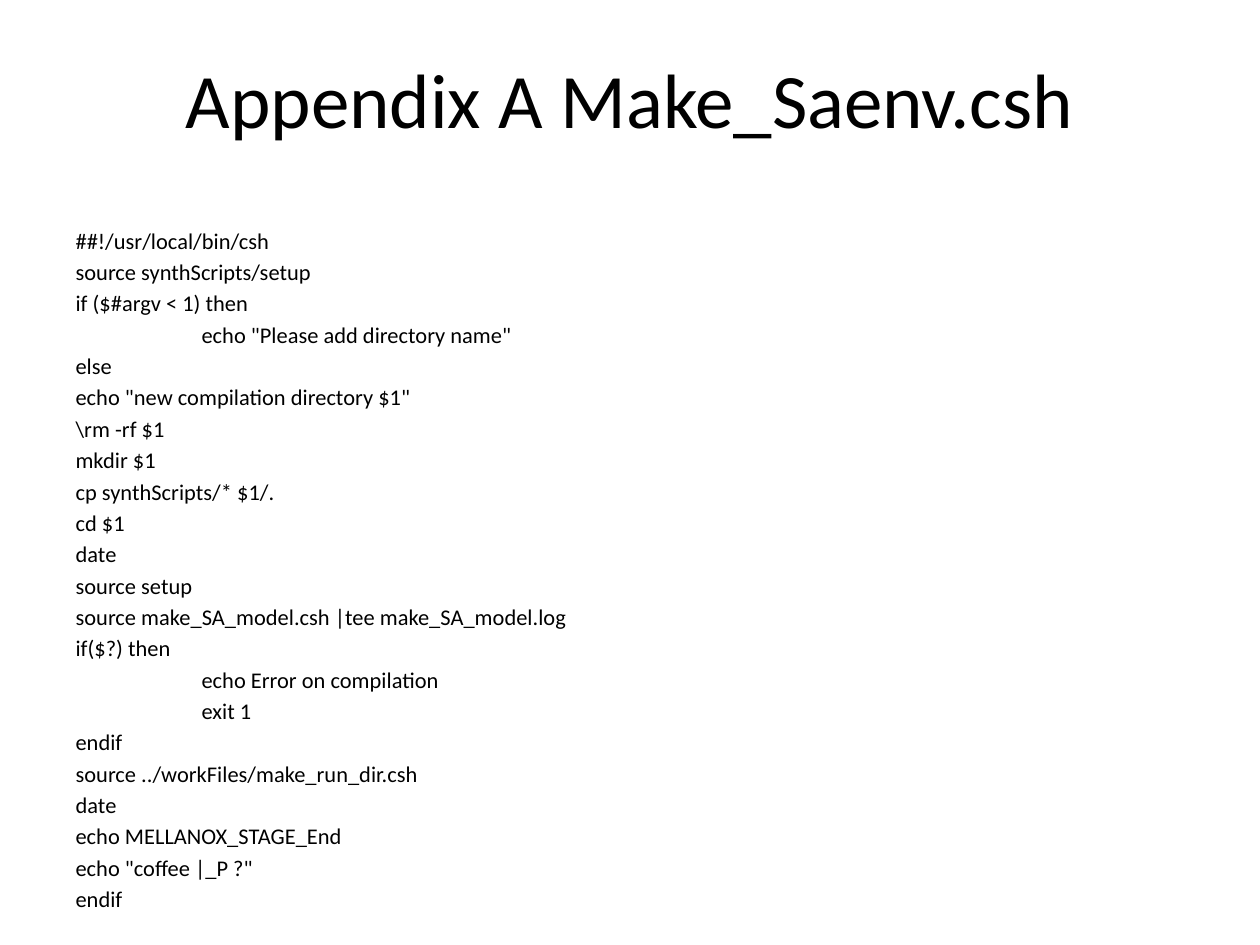
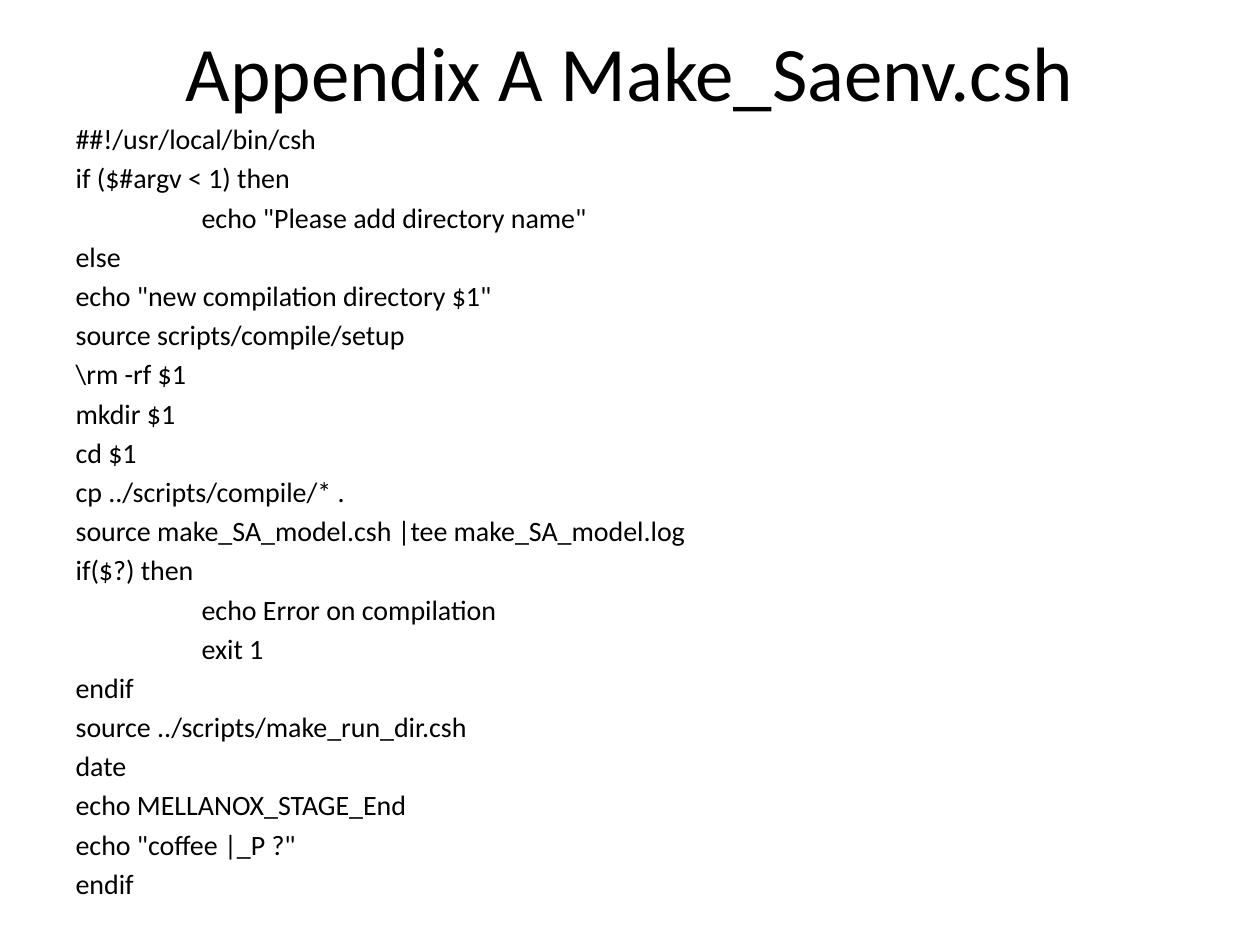
Before and after one commit to zahike/Palladium, a slide deck: slide 19 of Simulation Acceleration tutoria.pptx (slide 17 before the commit). Drawn at 1260x945 pixels with LibreOffice and Linux fonts; fonts in the diff are those of the drawing. Boxes give left, top, right and bottom in pixels: in the first picture for what was removed or moved away, otherwise in the second. Text is boxed around its words. In the diff, an @@ line names an element or a change of style, - is before the commit and + after.

Commit message:
add script dir and remark for scripts

```diff
--- a/Simulation Acceleration tutoria.pptx
+++ b/Simulation Acceleration tutoria.pptx
@@ title "Appendix A Make_Saenv.csh" moved from (x1=186, y1=74, x2=1072, y2=141) to (x1=186, y1=47, x2=1072, y2=114) @@
@@ text "##!/usr/local/bin/csh" moved from (x1=76, y1=233, x2=566, y2=847) to (x1=76, y1=129, x2=685, y2=894) @@
@@ text at (x1=76, y1=129, x2=685, y2=894): size 12.8 to 16 pt in "##!/usr/local/bin/csh", "if ($#argv < 1) then", "echo "Please add directory name"", "else" and 13 more places @@
@@ text at (x1=76, y1=264, x2=310, y2=284): paragraph removed @@
-source synthScripts/setup
@@ text at (x1=76, y1=325, x2=404, y2=350): paragraph added @@
+source scripts/compile/setup
@@ text at (x1=76, y1=484, x2=274, y2=504): paragraph removed @@
-cp synthScripts/* $1/.
@@ text at (x1=76, y1=482, x2=331, y2=507): text changed; size 12.8 to 16 pt @@
-date
-source setup
+cp ../scripts/compile/* .
@@ text at (x1=76, y1=717, x2=466, y2=742): text changed; size 12.8 to 16 pt @@
-source ../workFiles/make_run_dir.csh
+source ../scripts/make_run_dir.csh
```
Also in this commit, not shown: 6 other slides changed, 2 slides added, 1 other file.
